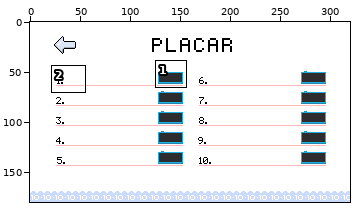
Pixel-art file, stored at assets/sprites/recordes.aseprite. The picture above shows the old version from afar; the outline marks the close-up.
Close-up. Before the edit:
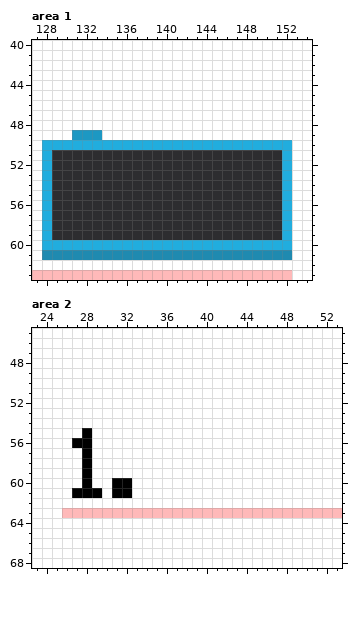
320x180 pixels, 1 frame. Shown: area 1: x 127..154, y 40..63; area 2: x 23..53, y 45..68.
The result:
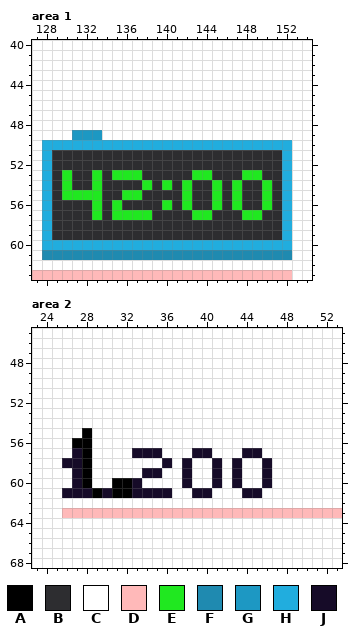
Palette (. is transparent): A #000000  B #2d2d30  C #ffffff  D #ffb9b9  E #20e820  F #1f8ab0  G #1d98c3  H #21adde  J #160b28
Edits made:
layer "Layer 2" now shown
Area 1, layer "Layer 2":
Colour B becomes colour E in row 53 at x 130, 133, 135 to 137, 143 to 144 and 148 to 149; in row 54 at x 130, 133, 138, 140, 142, 145, 147 and 150; in row 55 at x 130 to 133, 136 to 137, 142, 145, 147 and 150; in row 56 at x 133, 135, 140, 142, 145, 147 and 150; in row 57 at x 133, 135 to 138, 143 to 144 and 148 to 149.
Area 2, layer "Layer 2":
Colour A becomes colour J in row 61 at x 27 to 28.
Colour C becomes colour J in row 57 at x 27, 33 to 35, 39 to 40 and 44 to 45; in row 58 at x 26 to 27, 36, 38, 41, 43 and 46; in row 59 at x 27, 34 to 35, 38, 41, 43 and 46; in row 60 at x 27, 33, 38, 41, 43 and 46; in row 61 at x 26, 30, 33 to 36, 39 to 40 and 44 to 45.
